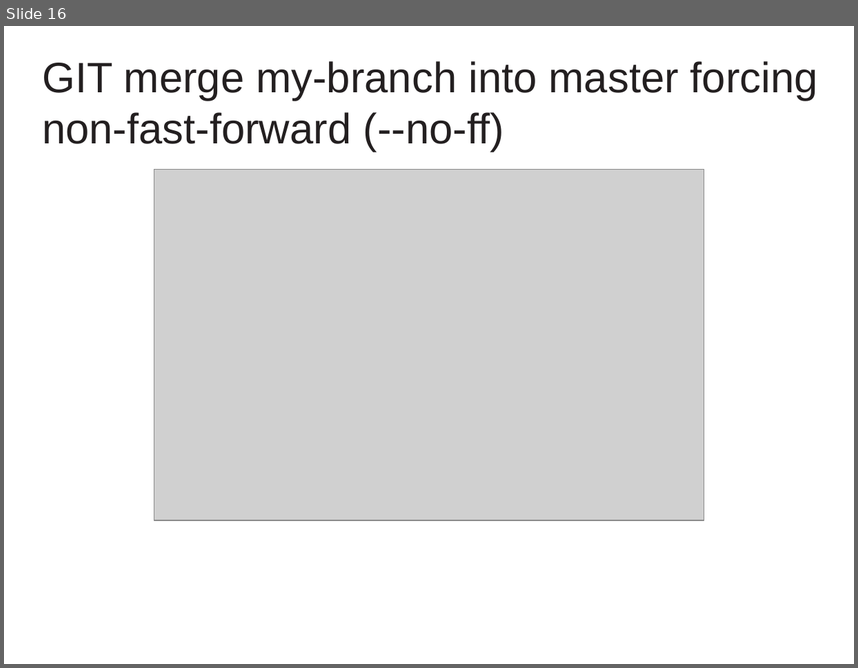
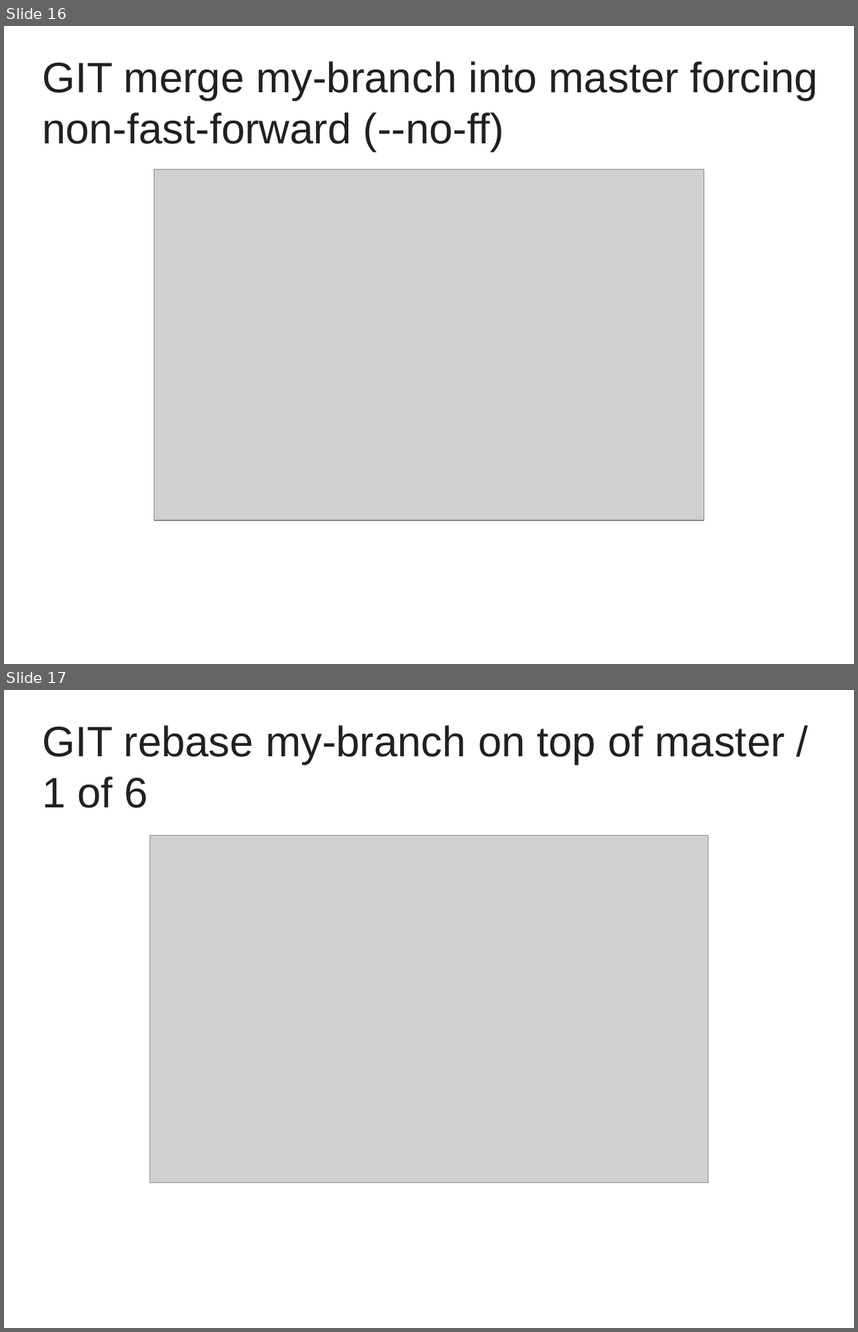
Before and after one commit to cvmocanu/git-presentation, a slide deck: GIT Presentation.pptx. Shown one above the other, each under a label of ours: slide 16 before the commit, slides 16 and 17 after it. The pictures are 858x668 and 858x1332 pixels, drawn with LibreOffice and Linux fonts; fonts in the diff are those of the drawing; grey boxes stand for pictures; background and template pictures are left out. Boxes give left, top, right and bottom in pixels: in the first picture for what was removed or moved away, otherwise in the second. Text is boxed around its words. In the diff, an @@ line names an element or a change of style, - is before the commit and + after.

Commit message:
add slides explaining rebase

```diff
--- a/GIT Presentation.pptx
+++ b/GIT Presentation.pptx
@@ slide 17 added at <box>4,690,854,1328</box>, background #FFFFFF @@
@@ text added at <box>42,725,785,808</box>, 36 pt, text #231F20 @@
+GIT rebase my-branch on top of master / 1 of 6
@@ picture added at <box>150,836,708,1182</box> @@
```
Also in this commit, not shown: 1 slide changed, 5 other slides added, 1 slide removed, 12 other files.
